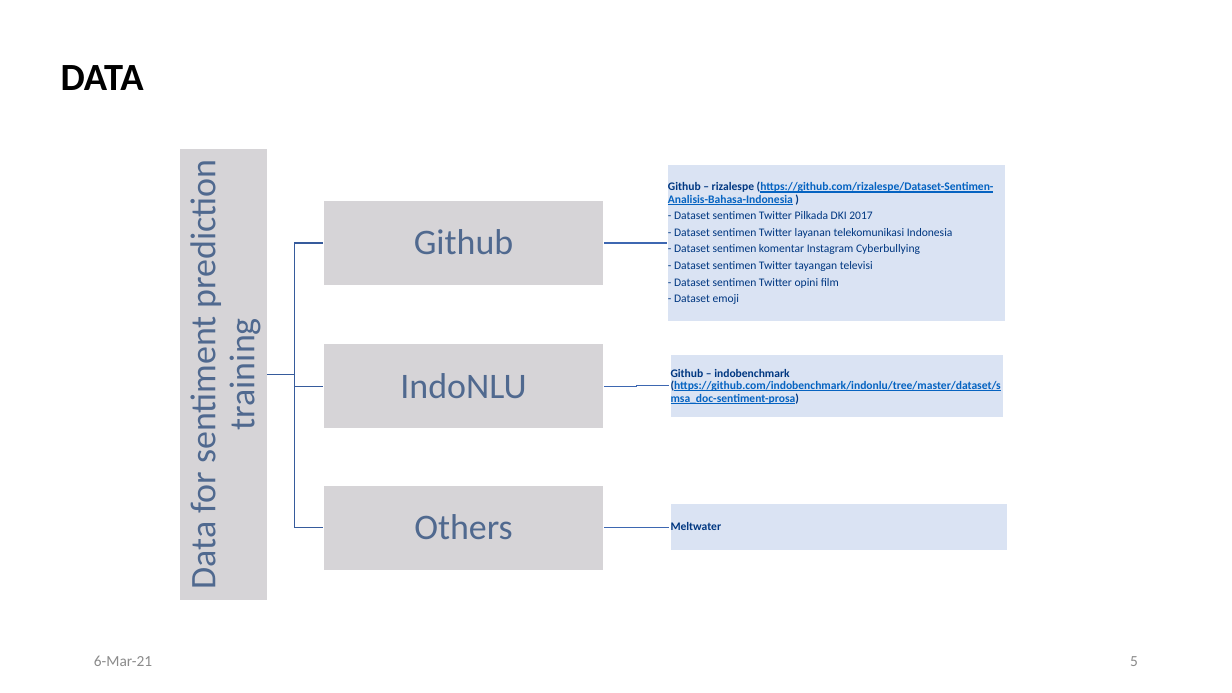
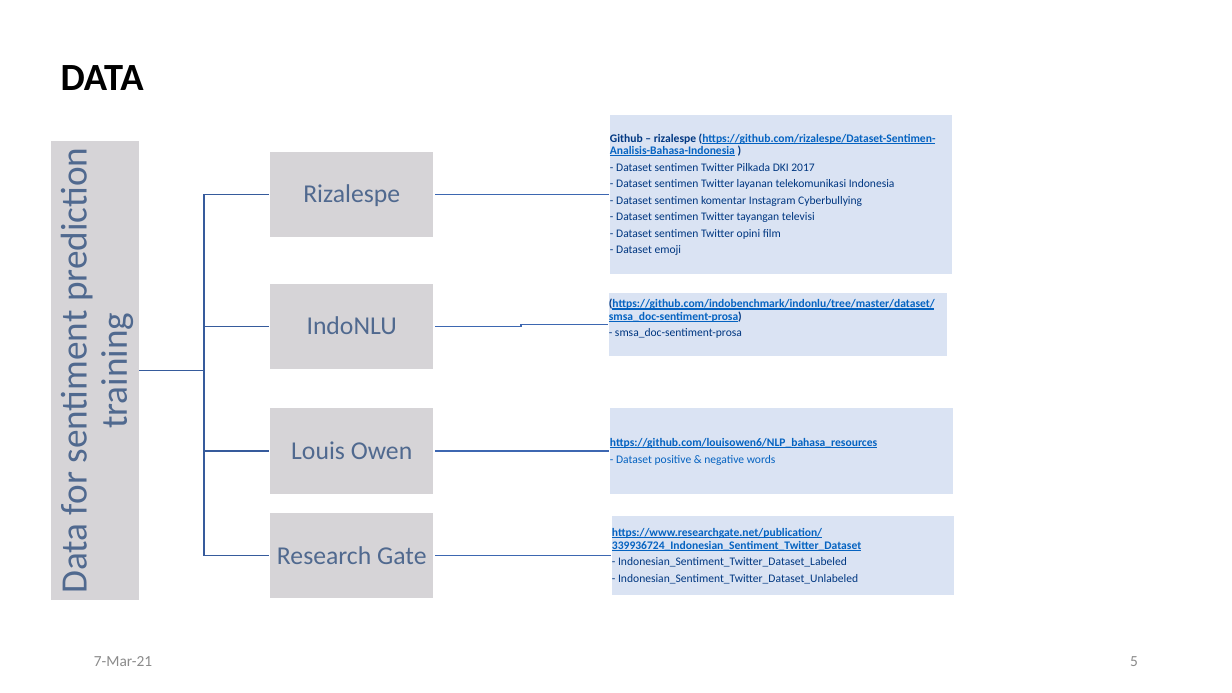
Before and after one commit to Damianus04/data-science-purwadhika-final-project, a slide deck: slide 5 of 0-Final-Project-Overview.pptx. Drawn at 1232x693 pixels with LibreOffice and Linux fonts; fonts in the diff are those of the drawing. Boxes give left, top, right and bottom in pixels: in the first picture for what was removed or moved away, otherwise in the second. Text is boxed around its words. In the diff, an @@ line names an element or a change of style, - is before the commit and + after.

Commit message:
update final project background and technical data preprocessing

```diff
--- a/0-Final-Project-Overview.pptx
+++ b/0-Final-Project-Overview.pptx
@@ text "Github – rizalespe (https://github.com/rizalespe/Dataset-Sen ...": place and size @@
-text "Github – rizalespe (https://github.com/rizalespe/Dataset-Sen ..." at [668,182,994,304]
+text "Github – rizalespe (https://github.com/rizalespe/Dataset-Sen ..." at [610,133,936,255]
@@ rectangle: place and size @@
-rectangle at [667,165,1006,323]
+rectangle at [609,115,953,274]
@@ text "Data for sentiment prediction training": place and size @@
-text "Data for sentiment prediction training" at [181,173,264,587]
+text "Data for sentiment prediction training" at [51,163,136,591]
@@ text "Data for sentiment prediction training" at [51,163,136,591]: size 28 to 29 pt @@
@@ rectangle: place and size @@
-rectangle at [180,150,266,600]
+rectangle at [51,142,138,599]
@@ rectangle: place and size @@
-rectangle at [323,201,604,287]
+rectangle at [270,151,434,238]
@@ freeform shape: place and size @@
-freeform shape at [266,243,323,374]
+freeform shape at [139,194,270,371]
@@ freeform shape: place and size @@
-freeform shape at [604,238,667,248]
+freeform shape at [434,189,610,199]
@@ text "IndoNLU": place and size @@
-text "IndoNLU" at [400,373,526,398]
+text "IndoNLU" at [307,316,397,334]
@@ text "IndoNLU" at [307,316,397,334]: size 28 to 20 pt; less space between paragraphs @@
@@ rectangle: place and size @@
-rectangle at [323,344,604,430]
+rectangle at [270,284,434,371]
@@ rectangle: place and size @@
-rectangle at [670,354,1005,418]
+rectangle at [608,293,947,358]
@@ text at [609,299,935,338]: text changed @@
-Github – indobenchmark (https://github.com/indobenchmark/indonlu/tree/master/dataset/smsa_doc-sentiment-prosa)
+(https://github.com/indobenchmark/indonlu/tree/master/dataset/smsa_doc-sentiment-prosa)
+- smsa_doc-sentiment-prosa
@@ freeform shape: place and size @@
-freeform shape at [266,374,323,386]
+freeform shape at [139,327,270,372]
@@ freeform shape: place and size @@
-freeform shape at [266,374,323,528]
+freeform shape at [139,371,270,555]
@@ rectangle: place and size @@
-rectangle at [323,485,604,571]
+rectangle at [270,513,434,600]
@@ rectangle: place and size @@
-rectangle at [670,504,1008,551]
+rectangle at [612,516,956,595]
@@ group added at [139,184,954,584]: 5 texts, 3 freeform shapes, 2 rectangles @@
+Rizalespe
+Louis Owen
+https://github.com/louisowen6/NLP_bahasa_resources
+- Dataset positive & negative words
+Research Gate
+https://www.researchgate.net/publication/339936724_Indonesian_Sentiment_Twitter_Dataset
+- Indonesian_Sentiment_Twitter_Dataset_Labeled
+- Indonesian_Sentiment_Twitter_Dataset_Unlabeled
@@ group removed at [414,229,722,539]: 3 texts, 1 freeform shape @@
-Github
-Others
-Meltwater
@@ freeform shape: place and size @@
-freeform shape at [604,523,670,532]
+freeform shape at [434,551,612,560]
@@ text at [94,656,152,666]: text changed @@
-6-Mar-21
+7-Mar-21
```
Also in this commit, not shown: 7 other slides changed, 12 other files.
